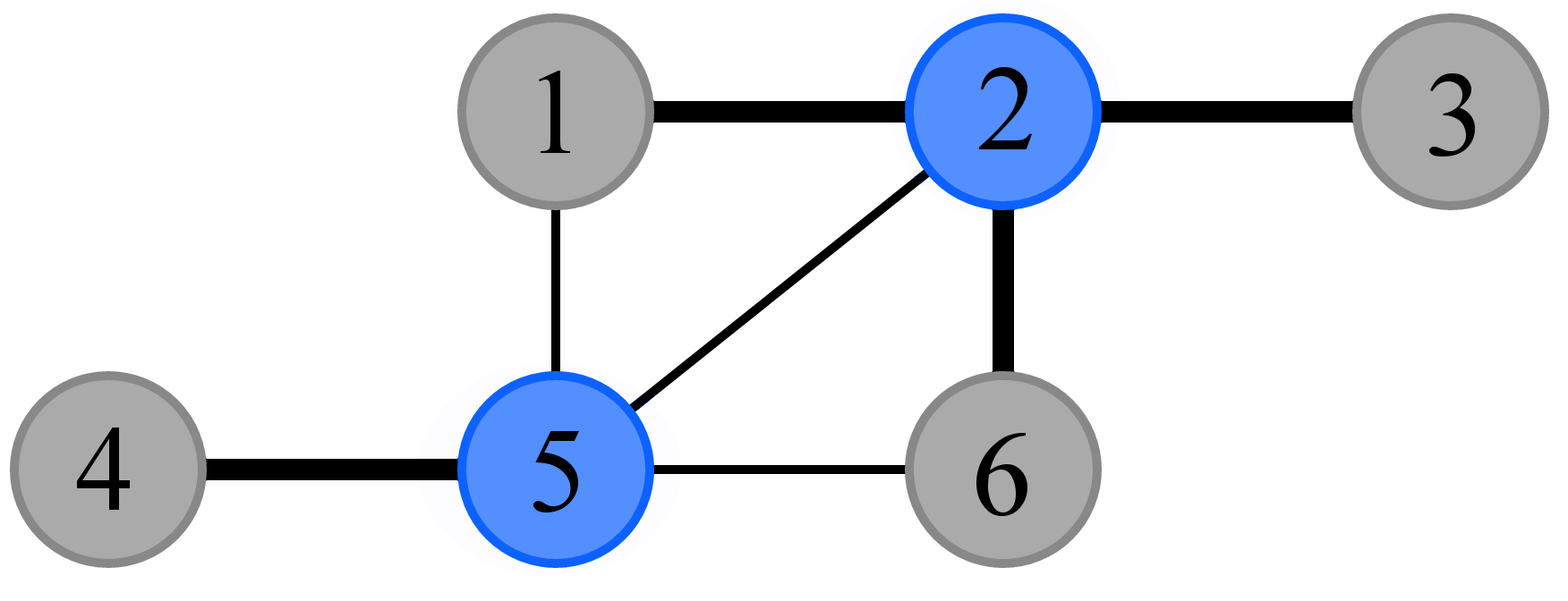
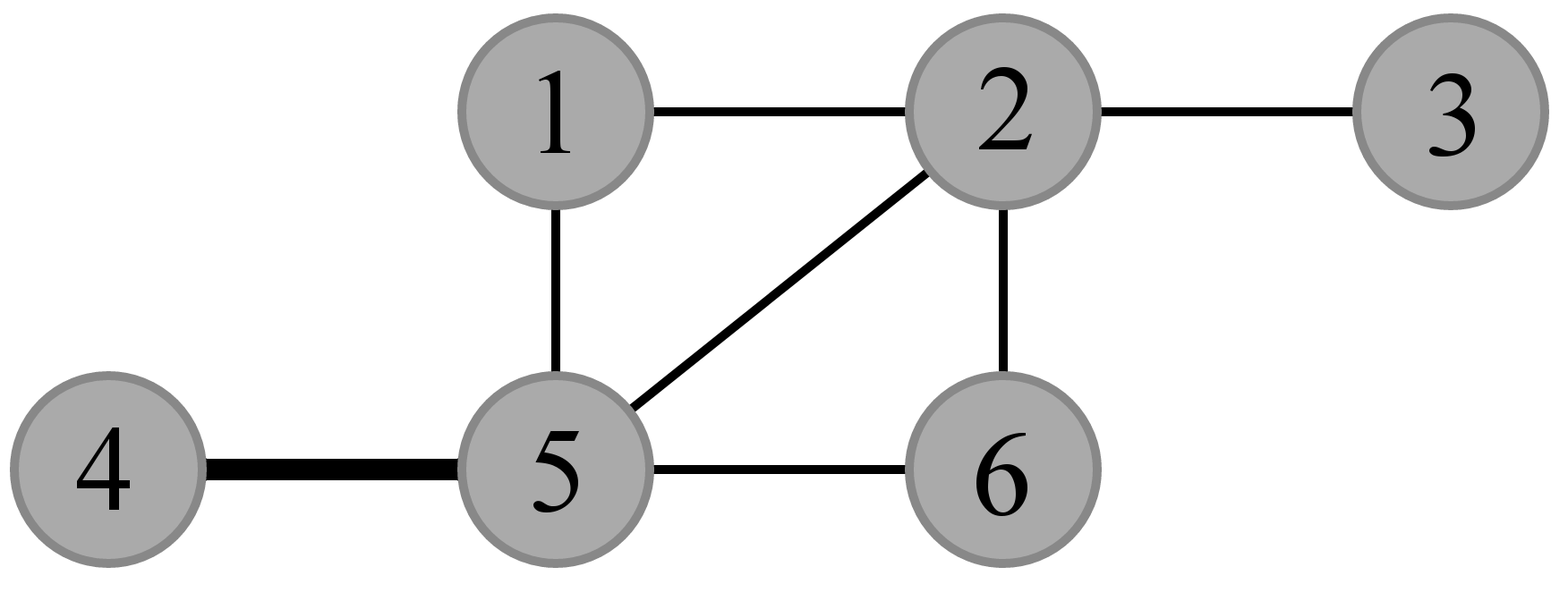
Layers edited between the first and the second 1568 x 601 image:
added layer "4 #1" above "3 #1" over 457, 13, 1354, 569
hid "Pasted Layer #5" over 457, 13, 1354, 569
hid "Pasted Layer #1" over 457, 13, 1354, 569
